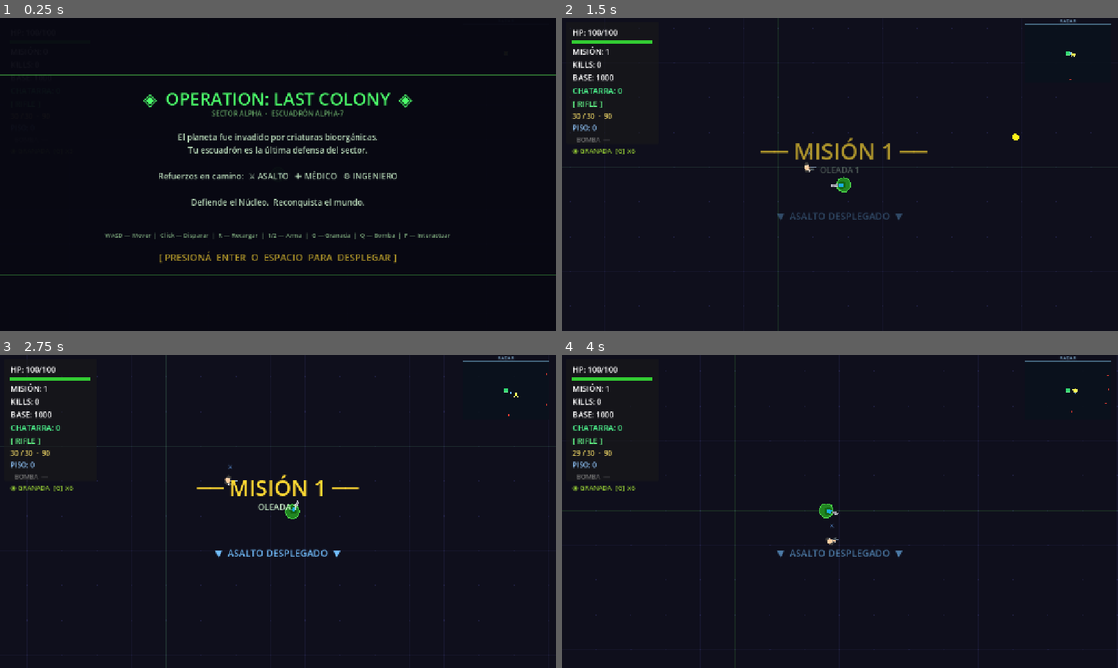
Above: before the commit, frames 1-4 (two rows, left to right).
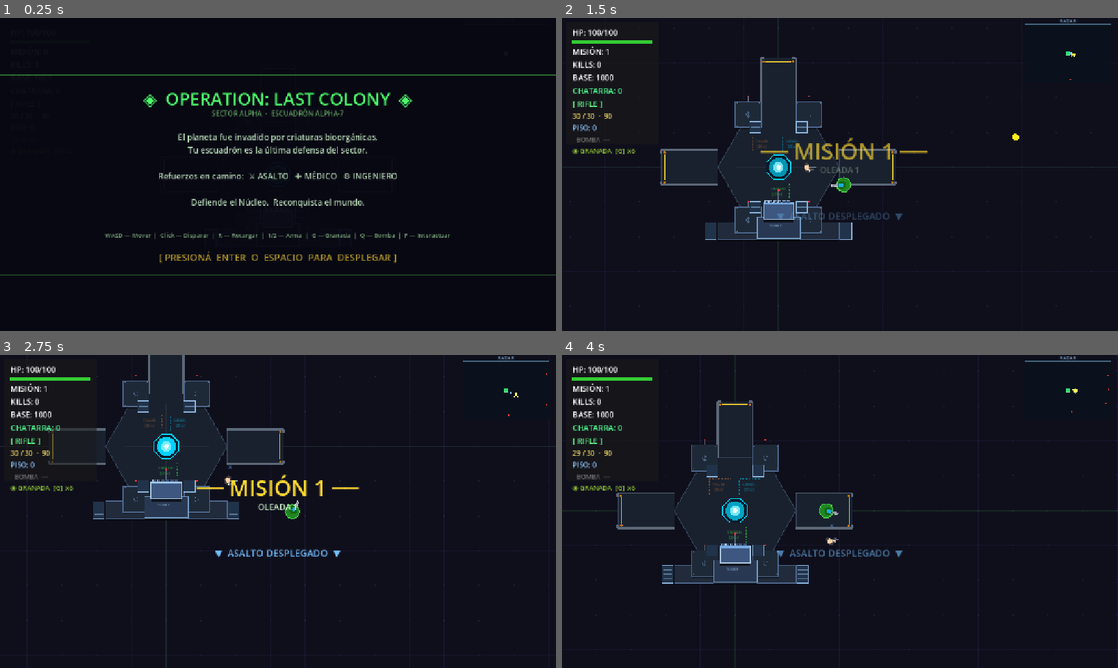
Above: after the commit, the same moments.

Repository: enriquecordero/last-colony
Game: Godot game, scene res://scenes/main.tscn
Same seed, same stepped clock (60 frames per second), same inputs: the game is played once before the commit and once after it. This scene is started directly instead of the project's main scene.
Inputs (mouse positions are in pixels of both pictures, inside the frame that each line leads up to):
- Up to frame 1 (0.25 s): no input
- Up to frame 2 (1.5 s): tap Enter at 0.5, 1.35 s; move the mouse to (962, 158) at 0.52 s; hold D 0.53-1.28 s; tap R at 0.6 s; click (962, 158) at 0.67 s; tap Space at 0.77 s; move the mouse to (728, 190) at 1.27 s; hold S from 1.28 s (still down)
- Up to frame 3 (2.75 s): tap Space at 1.52 s; move the mouse to (333, 442) at 2.02 s; release S at 2.03 s; hold D from 2.03 s (still down); tap Keypad Enter at 2.1 s
- Up to frame 4 (4 s): move the mouse to (812, 574) at 2.77 s; release D at 2.78 s; hold W 2.78-3.53 s; tap B at 2.85 s; click (812, 574) at 2.92 s; tap Space at 3.02, 3.77 s; move the mouse to (1006, 558) at 3.52 s; hold A from 3.53 s (still down); tap T at 3.6 s

The runs differ from the first frame. In frame 2, 4.1% of the frame differs, in the area x 17-61%, y 12-72%; in frame 3, 4.1%; in frame 4, 4.2%, in the area x 9-53%, y 14-74%.
Error in both runs: Cannot call method 'queue_free' on a null value. (res://scripts/main.gd:322)

Commit message:
Fix enemy safe zone and invisible fortress
- larva: enemies now chase player within 320px instead of targeting static base_pos
- fortress: z_index -1 → 0, was rendering behind background ColorRect

Co-Authored-By: Claude Sonnet 4.6 <noreply@anthropic.com>

Diff:
--- a/scripts/fortress.gd
+++ b/scripts/fortress.gd
@@ -99,7 +99,7 @@
 
 
 func _ready() -> void:
-	z_index = -1
+	z_index = 0
 	_build_geometry()
 	set_process(true)
 
--- a/scripts/larva.gd
+++ b/scripts/larva.gd
@@ -41,6 +41,10 @@
 		draw_rect(Rect2(bx, by, bw * float(hp) / float(max_hp), bh), Color(1.0, 0.15, 0.1))
 
 func _update_target() -> void:
+	if is_instance_valid(player) and \
+			global_position.distance_to(player.global_position) < 320.0:
+		_current_target = player.global_position
+		return
 	if not is_instance_valid(fortress):
 		_current_target = base_pos
 		return
